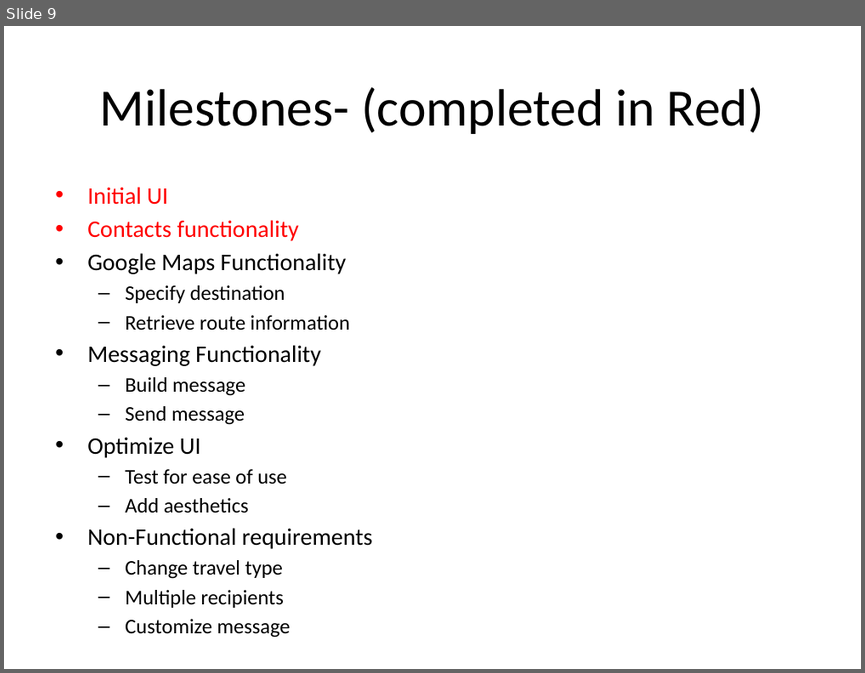
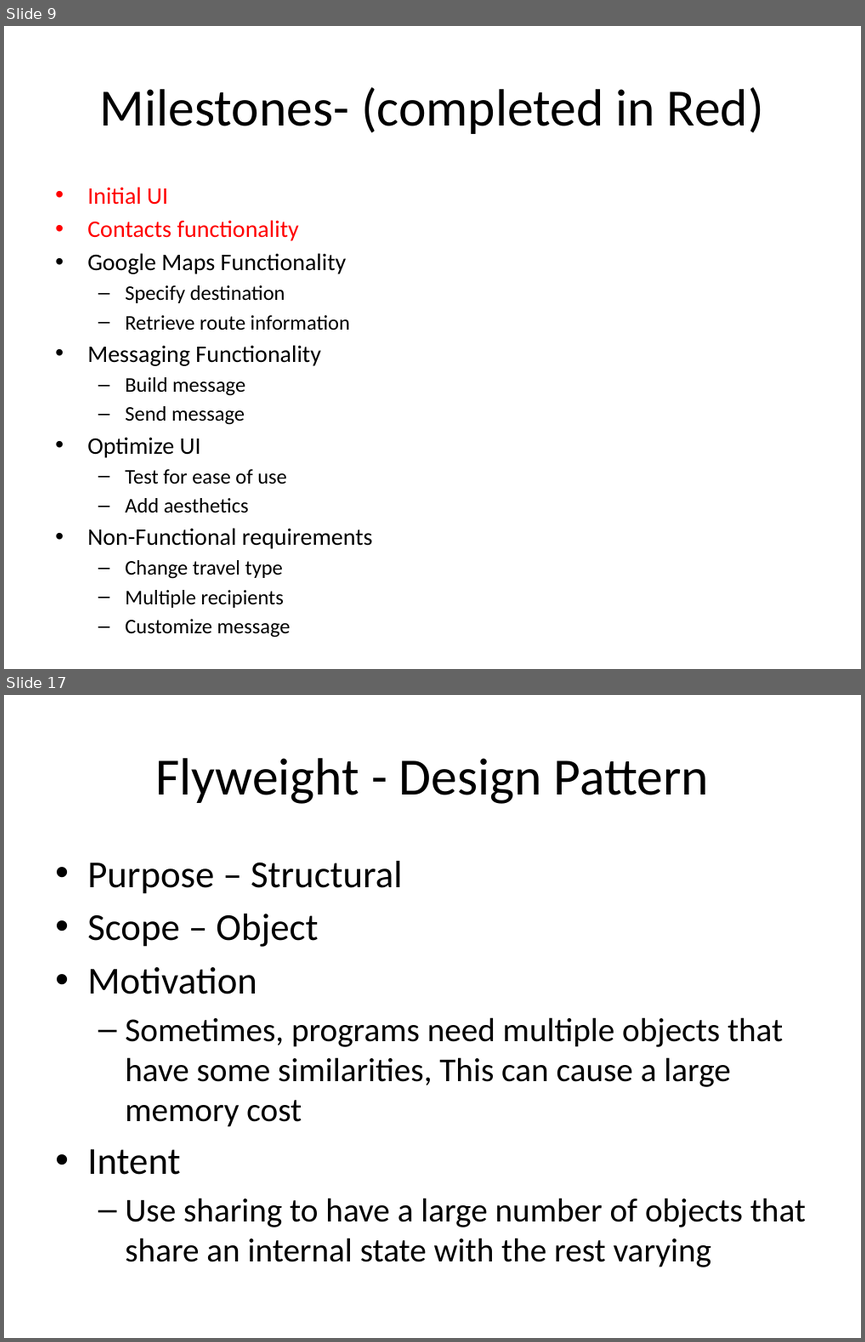
Before and after one commit to jmh9072/zolotnik, a slide deck: docs/Design review presentation.pptx. Shown one above the other, each under a label of ours: slide 9 before the commit, slides 9 and 17 after it; the slides between them are not shown. The pictures are 865x673 and 865x1342 pixels, drawn with LibreOffice and Linux fonts; fonts in the diff are those of the drawing. Boxes give left, top, right and bottom in pixels: in the first picture for what was removed or moved away, otherwise in the second. Text is boxed around its words. In the diff, an @@ line names an element or a change of style, - is before the commit and + after.

Commit message:
Designs review presentation

```diff
--- a/docs/Design review presentation.pptx
+++ b/docs/Design review presentation.pptx
@@ slide 17 added at (4, 695, 861, 1338), background #FFFFFF @@
@@ title added at (155, 758, 709, 804), 44 pt, text #000000 @@
+Flyweight - Design Pattern
@@ text added at (87, 861, 806, 1267), 28 pt, text #000000 @@
+• Purpose – Structural
+• Scope – Object
+• Motivation
+  – Sometimes, programs need multiple objects that have some similarities, This can cause a large memory cost
+• Intent
+  – Use sharing to have a large number of objects that share an internal state with the rest varying
```
Also in this commit, not shown: 5 slides changed, 10 other slides added.
